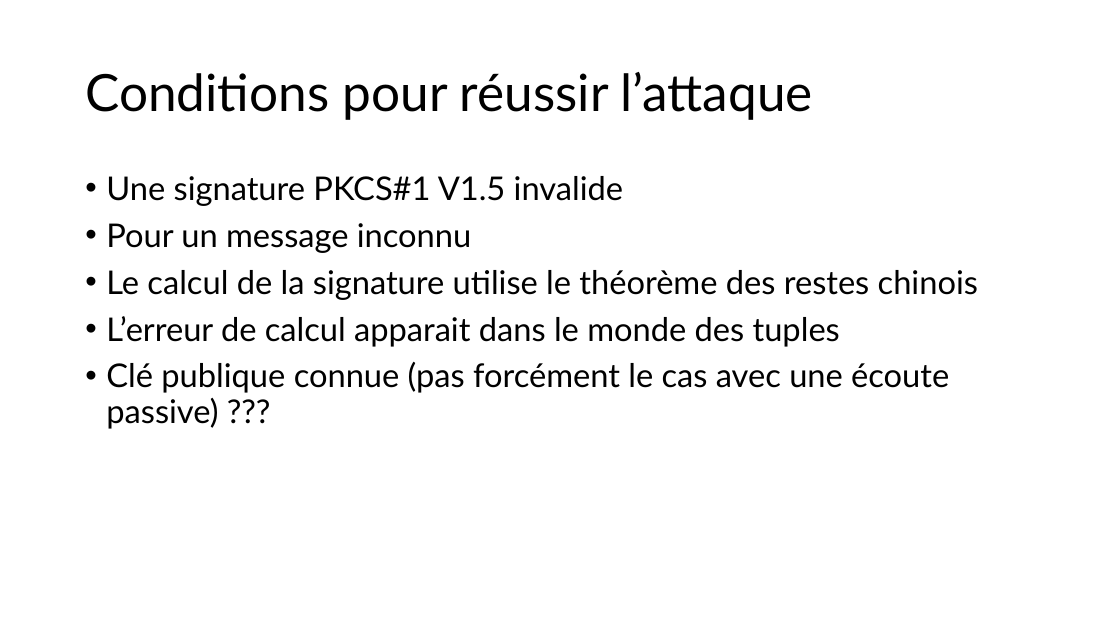
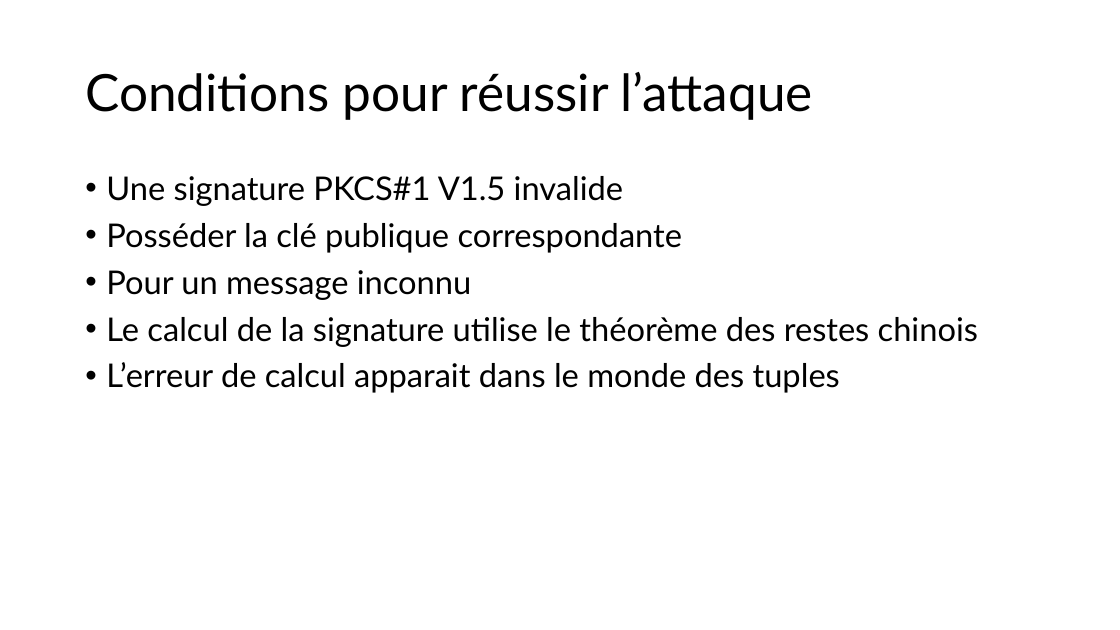
Before and after one commit to JustinFerrara14/SSE, a slide deck: slide 18 of SSELaticeAttackFerrara.pptx (slide 19 before the commit). Drawn at 1120x630 pixels with LibreOffice and Linux fonts; fonts in the diff are those of the drawing. Boxes give left, top, right and bottom in pixels: in the first picture for what was removed or moved away, otherwise in the second. Text is boxed around its words. In the diff, an @@ line names an element or a change of style, - is before the commit and + after.

```diff
--- a/SSELaticeAttackFerrara.pptx
+++ b/SSELaticeAttackFerrara.pptx
@@ text at [106, 223, 683, 253]: paragraph added @@
+• Posséder la clé publique correspondante
@@ text at [106, 362, 949, 429]: paragraph removed @@
-• Clé publique connue (pas forcément le cas avec une écoute passive) ???
```
Also in this commit, not shown: 17 other slides changed, 1 slide removed, 4 other files.
